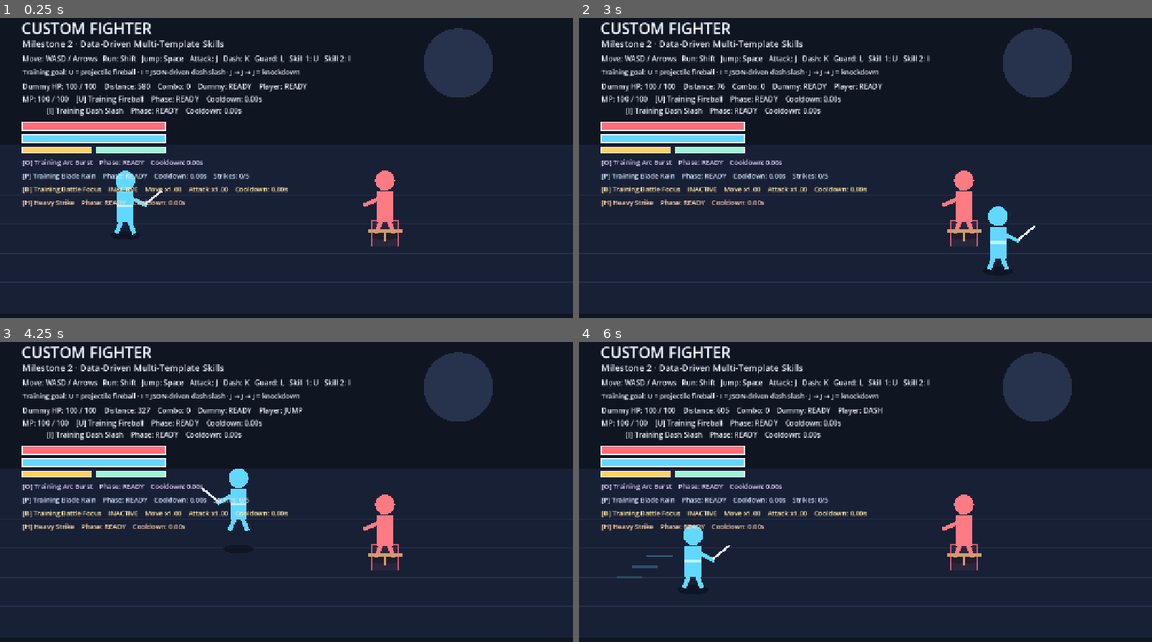
Above: before the commit, frames 1-4 (two rows, left to right).
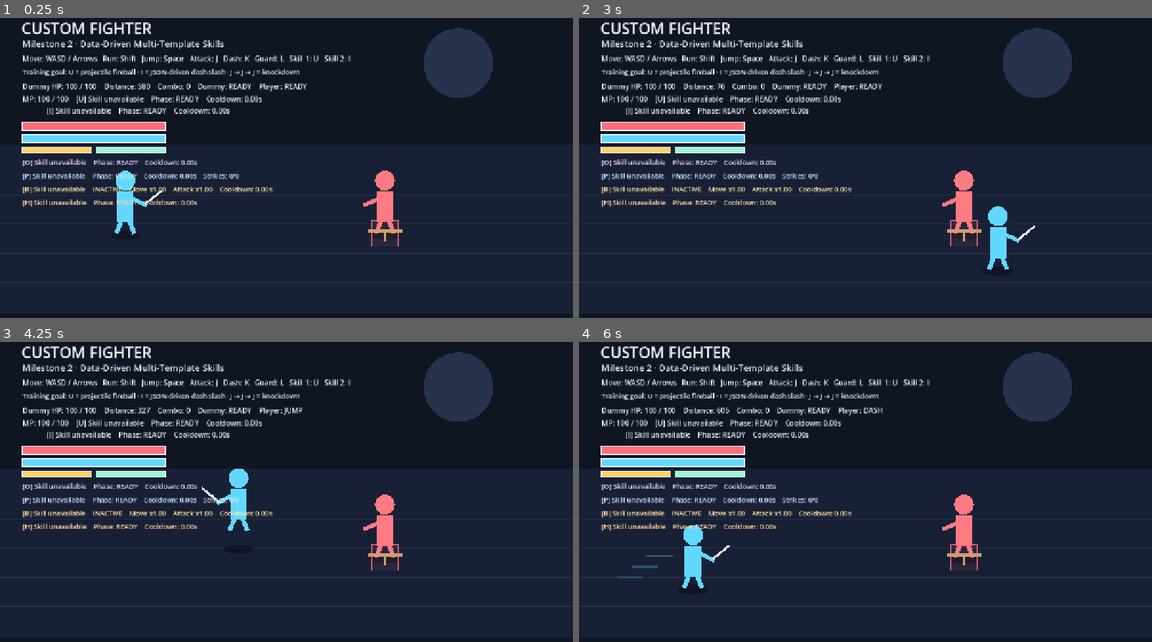
Above: after the commit, the same moments.

Repository: ws951125/custom-fighter
Game: Godot game, scene res://game/runtime/main.tscn
Two runs of this game, one before a commit and one after it. Both use one fixed random seed, a clock stepped at 60 frames per second and the inputs below.
Inputs:
- Up to frame 1 (0.25 s): no input
- Up to frame 2 (3 s): tap Enter at 0.5 s; hold D (move_right) 0.53-1.28 s; hold K (dash) 0.53-1.28 s; tap Space (jump) at 0.77, 1.52 s; hold S (move_down) 1.28-2.03 s; tap J (attack) at 1.35 s; tap K (dash) at 1.55 s; hold D (move_right) 2.03-2.78 s; hold K (dash) 2.03-2.78 s; hold W (move_up) from 2.78 s (still down); tap L (guard) at 2.85 s
- Up to frame 3 (4.25 s): tap Space (jump) at 3.02, 3.77 s; tap K (dash) at 3.05, 3.8 s; release W (move_up) at 3.53 s; hold A (move_left) from 3.53 s (still down); hold Shift (run) from 3.53 s (still down)
- Up to frame 4 (6 s): release Shift (run) at 4.28 s; tap K (dash) at 4.35, 5.3, 5.85 s; tap Space (jump) at 4.52 s; release A (move_left) at 5.03 s; hold S (move_down) 5.03-5.78 s; hold J (attack) 5.03-5.78 s; hold D (move_right) from 5.78 s (still down)

The runs differ from the first frame. In frame 1, 2.3% of the frame differs, in the area x 5-51%, y 25-64%; in frame 2, 2.4%, in the area x 5-80%, y 25-76%; in frame 3, 2.3%; in frame 4, 2.4%.

Commit message:
feat: bind character definitions to animation maps

Diff:
--- a/game/core/character/character_definition.gd
+++ b/game/core/character/character_definition.gd
@@ -4,7 +4,7 @@
 const CURRENT_SCHEMA_VERSION := 1
 const REQUIRED_SKILL_SLOTS := ["skill_1", "skill_2", "skill_3", "skill_4", "skill_5", "skill_6"]
 const ALLOWED_TOP_LEVEL_FIELDS := [
-	"schema_version", "id", "name", "archetype", "stats", "skill_slots", "visual_profile"
+	"schema_version", "id", "name", "archetype", "stats", "skill_slots", "visual_profile", "animation_map"
 ]
 const ALLOWED_STAT_FIELDS := [
 	"max_hp", "max_mp", "move_speed", "depth_speed", "run_multiplier", "guard_move_multiplier"
@@ -21,6 +21,7 @@
 var run_multiplier := 1.60
 var guard_move_multiplier := 0.35
 var visual_profile := ""
+var animation_map := ""
 var skill_slots: Dictionary = {}
 var loaded := false
 
@@ -44,7 +45,7 @@
 	var errors := PackedStringArray()
 	_validate_allowed_fields(data, ALLOWED_TOP_LEVEL_FIELDS, "character", errors)
 
-	var required_fields := ["schema_version", "id", "name", "archetype", "stats", "skill_slots", "visual_profile"]
+	var required_fields := ["schema_version", "id", "name", "archetype", "stats", "skill_slots", "visual_profile", "animation_map"]
 	for field in required_fields:
 		if not data.has(field):
 			errors.append("missing required field: %s" % field)
@@ -85,6 +86,7 @@
 	run_multiplier = float(stats.get("run_multiplier", 0.0))
 	guard_move_multiplier = float(stats.get("guard_move_multiplier", -1.0))
 	visual_profile = str(data.get("visual_profile", "")).strip_edges()
+	animation_map = str(data.get("animation_map", "")).strip_edges()
 	skill_slots.clear()
 	for slot in REQUIRED_SKILL_SLOTS:
 		skill_slots[slot] = str(slots.get(slot, "")).strip_edges()
@@ -99,6 +101,8 @@
 		errors.append("archetype must be a safe lowercase reference token")
 	if not _is_safe_token(visual_profile):
 		errors.append("visual_profile must be a safe lowercase reference token")
+	if not _is_safe_token(animation_map):
+		errors.append("animation_map must be a safe lowercase reference token")
 
 	if max_hp < 1 or max_hp > 10000:
 		errors.append("max_hp must be between 1 and 10000")
